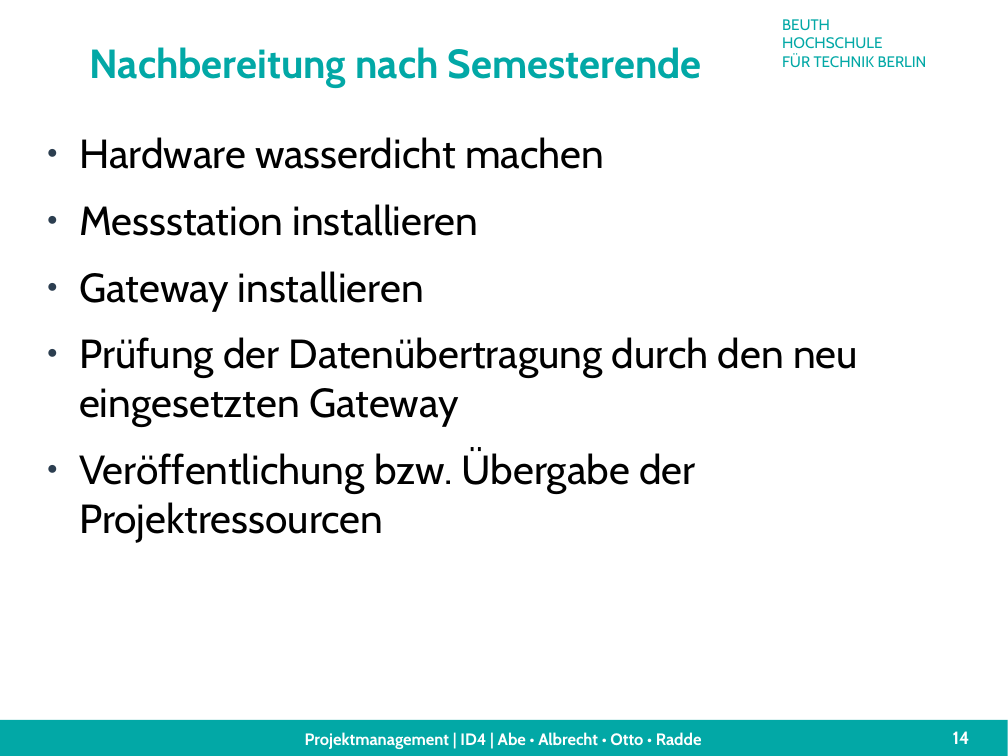
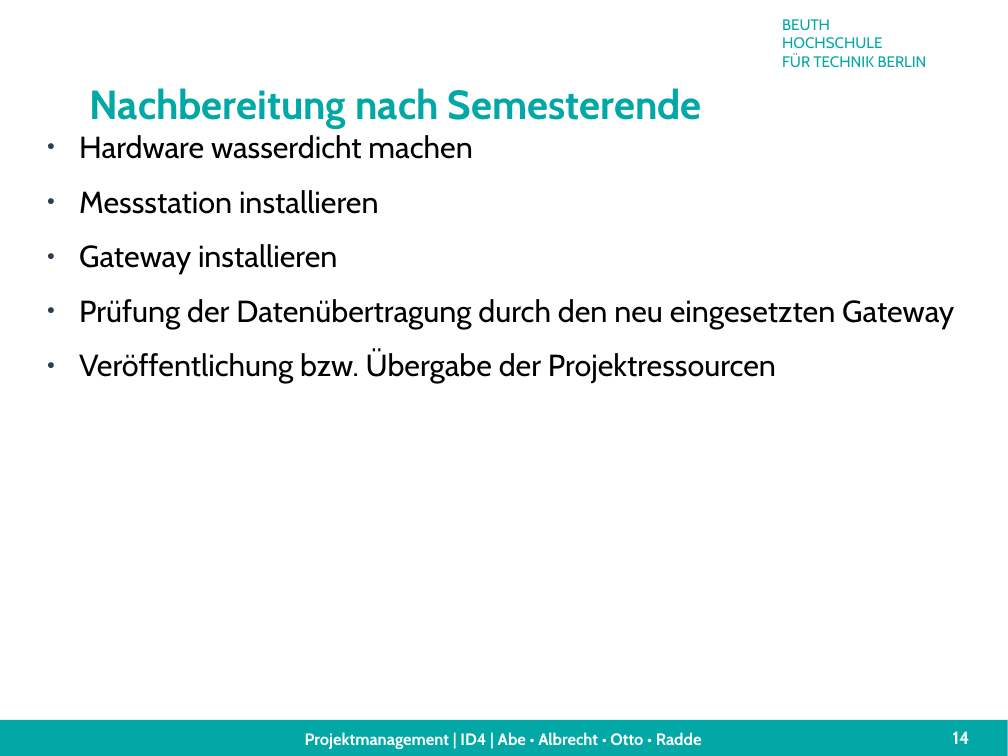
Before and after one commit to technologiestiftung/flussbad, a slide deck: slide 14 of doc/presentation/finalPresentation.odp. Drawn at 1008x756 pixels with LibreOffice and Linux fonts; fonts in the diff are those of the drawing; background and template pictures are left out. Boxes give left, top, right and bottom in pixels: in the first picture for what was removed or moved away, otherwise in the second. Text is boxed around its words. In the diff, an @@ line names an element or a change of style, - is before the commit and + after.

```diff
--- a/doc/presentation/finalPresentation.odp
+++ b/doc/presentation/finalPresentation.odp
@@ title "Nachbereitung nach Semesterende": place and size @@
-title "Nachbereitung nach Semesterende" at bbox=[89, 47, 702, 87]
+title "Nachbereitung nach Semesterende" at bbox=[89, 88, 702, 129]
@@ text "Hardware wasserdicht machen" at bbox=[79, 135, 954, 383]: size 32 to 24 pt @@
```
Also in this commit, not shown: 6 other slides changed, 1 other file.
